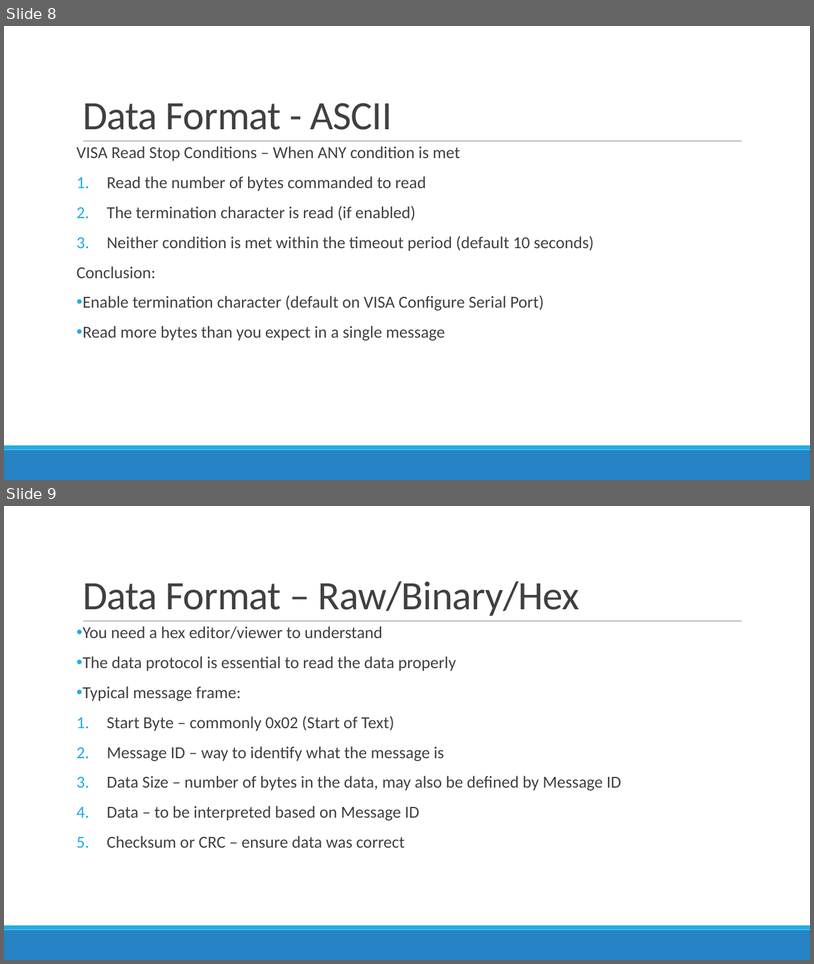
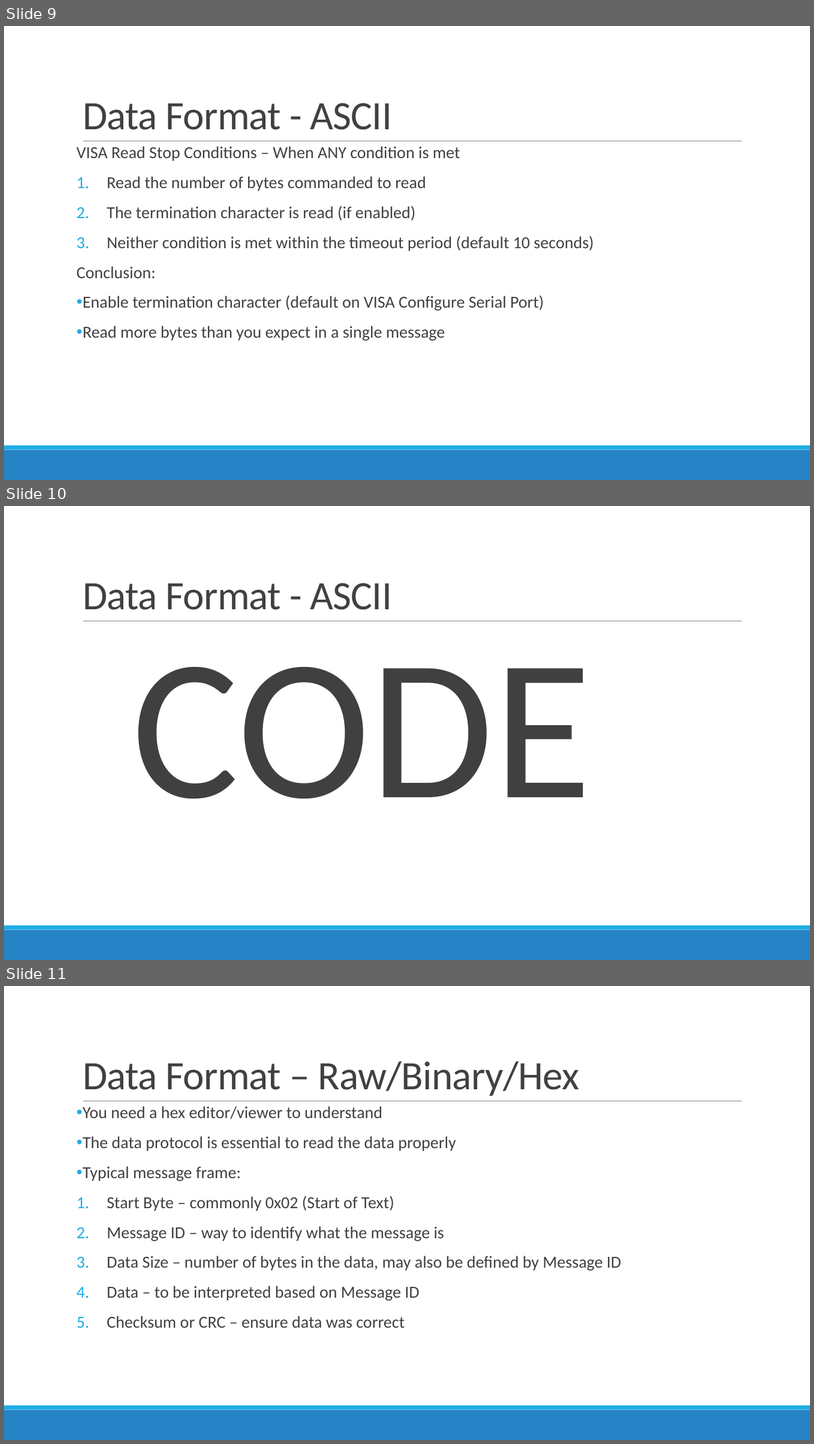
Before and after one commit to crossrulz/SerialPortNuggets, a slide deck: Proper Serial Port Communications.pptx. Shown one above the other, each under a label of ours: slides 8 and 9 before the commit, slides 9, 10 and 11 after it. The pictures are 814x964 and 814x1444 pixels, drawn with LibreOffice and Linux fonts; fonts in the diff are those of the drawing; background and template pictures are left out. Boxes give left, top, right and bottom in pixels: in the first picture for what was removed or moved away, otherwise in the second. Text is boxed around its words. In the diff, an @@ line names an element or a change of style, - is before the commit and + after.

```diff
--- a/Proper Serial Port Communications.pptx
+++ b/Proper Serial Port Communications.pptx
@@ slide 10 added at [4,506,810,960], background #FFFFFF; not listed: 3 template elements that a slide beside it also shows @@
@@ title added at [83,583,393,610], 48 pt, text #404040 @@
+Data Format - ASCII
@@ text added at [132,667,592,799], 239 pt, text #404040 @@
+  CODE
@@ what was slide 8 is now slide 9 @@
@@ what was slide 9 is now slide 11 @@
```
Also in this commit, not shown: 3 slides changed, 1 other slide added, 3 other files.
